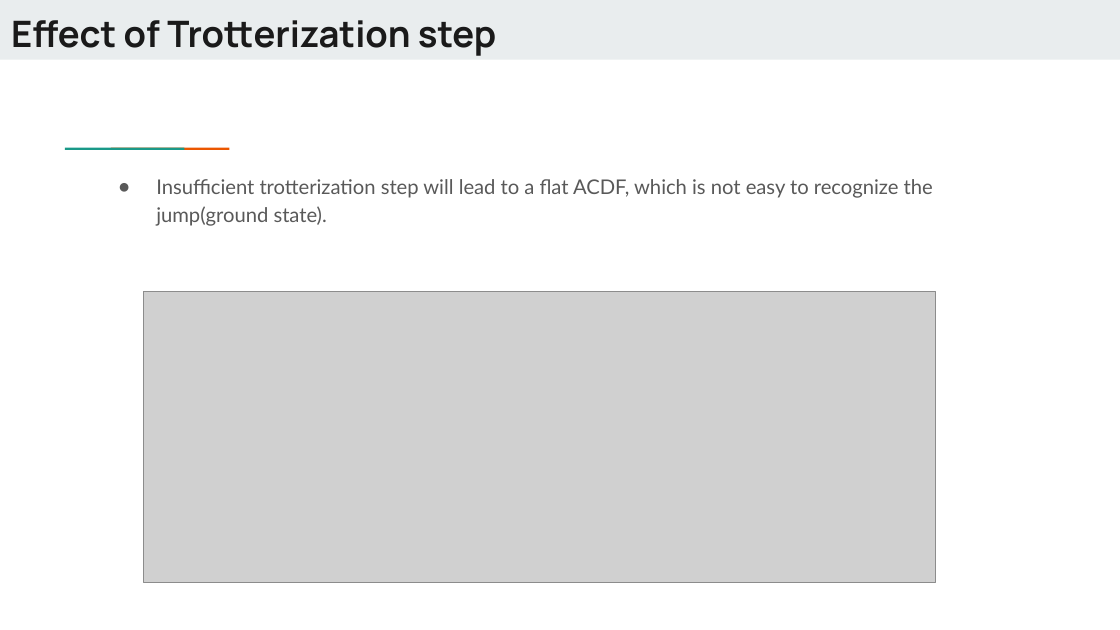
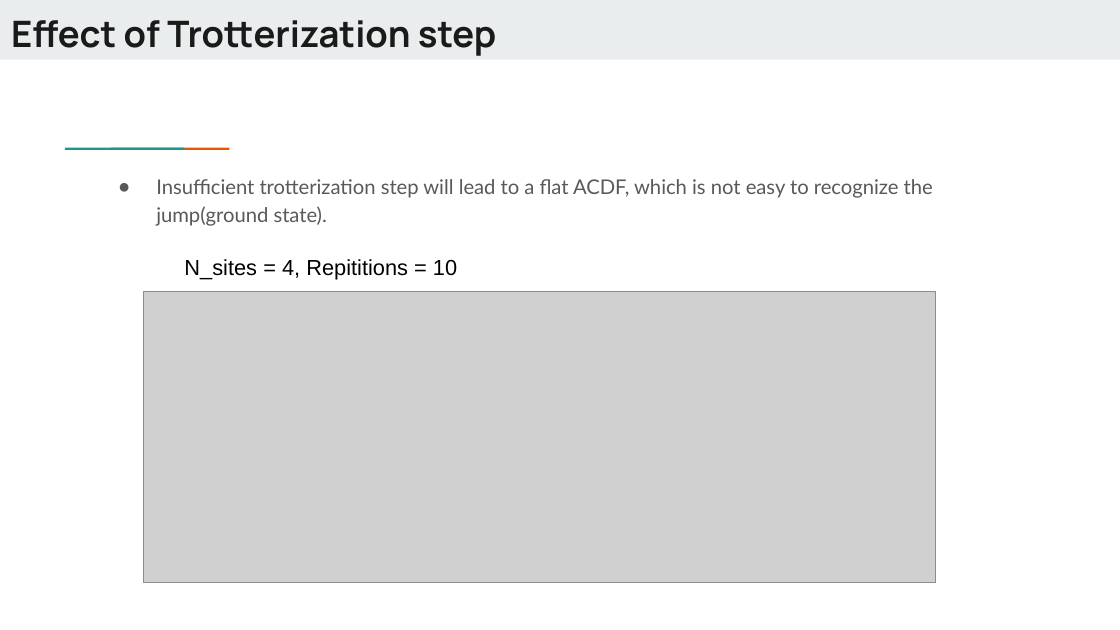
Before and after one commit to Dran-Z/QHack2023-SunnyDelft, a slide deck: slide 8 of QHack-SunnyDelft.pptx. Drawn at 1120x630 pixels with LibreOffice and Linux fonts; fonts in the diff are those of the drawing; grey boxes stand for pictures. Boxes give left, top, right and bottom in pixels: in the first picture for what was removed or moved away, otherwise in the second. Text is boxed around its words. In the diff, an @@ line names an element or a change of style, - is before the commit and + after.

```diff
--- a/QHack-SunnyDelft.pptx
+++ b/QHack-SunnyDelft.pptx
@@ text added at (184,259,457,280), 14 pt, text #000000 @@
+N_sites = 4, Repititions = 10
```
Also in this commit, not shown: 4 other slides changed, 1 slide removed, 14 other files.
